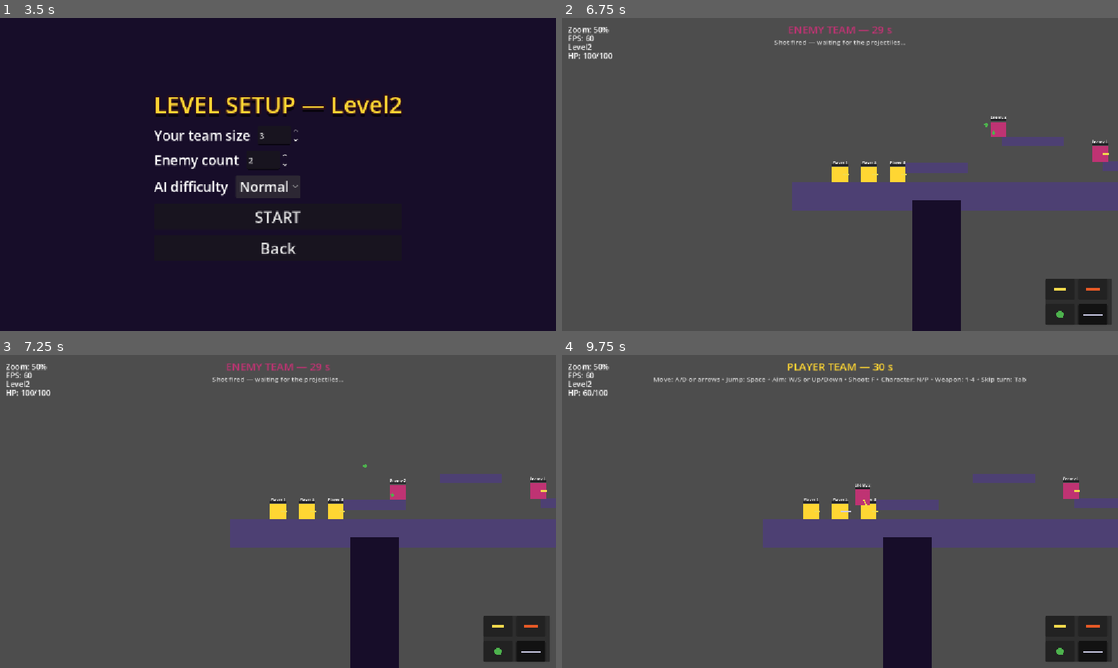
Above: before the commit, frames 1-4 (two rows, left to right).
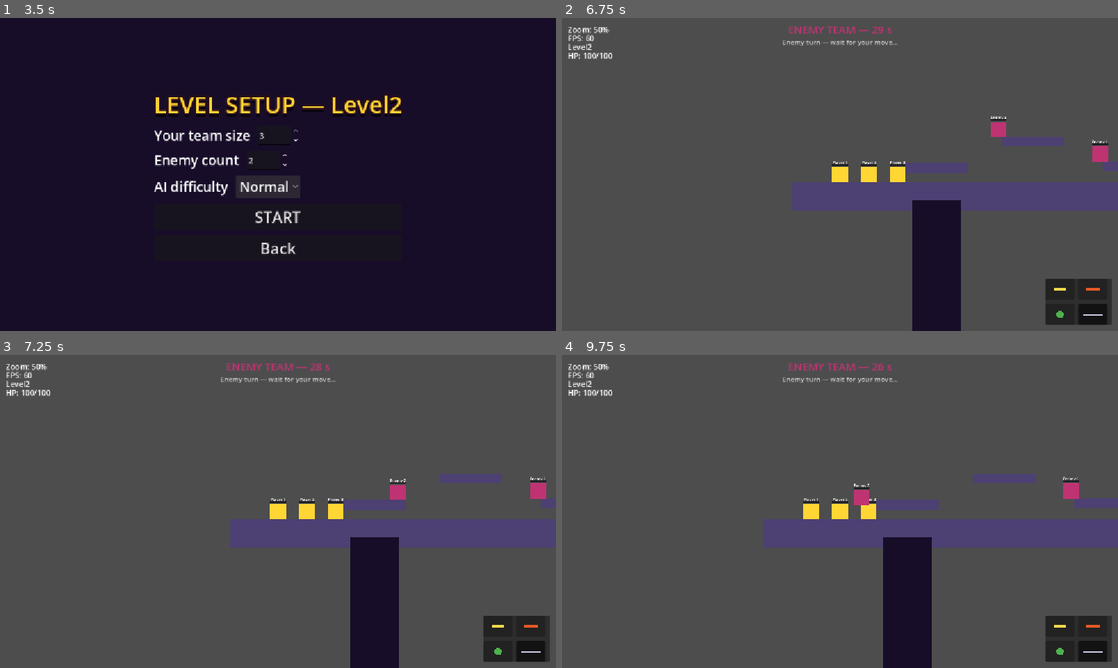
Above: after the commit, the same moments.

Repository: SDVGames-Studio/forms
Game: Godot game, scene res://Main.tscn
Two runs of this game, one before a commit and one after it. Both use one fixed random seed, a clock stepped at 60 frames per second and the inputs below.
Inputs (mouse positions are in pixels of both pictures, inside the frame that each line leads up to):
- Up to frame 1 (3.5 s): click "New game" at 0.5 s; click "Level 2" at 1.25 s; click "Normal" at 2 s; click "Normal" at 2.75 s
- Up to frame 2 (6.75 s): click "START" at 3.5 s; click (1062, 290) at 4.27 s; click (1090, 290) at 5.02 s; click (1062, 315) at 5.77 s; click (1090, 315) at 6.52 s
- Up to frame 3 (7.25 s): no input
- Up to frame 4 (9.75 s): tap Enter at 7.25 s; move the mouse to (962, 495) at 7.27 s; hold D (move_right) 7.28-8 s; tap F (shoot) at 7.35, 9.05 s; click (962, 495) at 7.42 s; tap Space (jump) at 7.52, 8.75 s; drag from (728, 527) to (812, 574) at 8.02 s; move the mouse to (895, 442) at 8.77 s; hold A (move_left) 8.78-9.5 s; hold N (switch_next) 8.78-9.5 s; drag from (812, 574) to (673, 464) at 9.52 s

Frame 1 is identical in both runs. In frame 2, 0.2% of the frame differs, in the area x 38-99%, y 7-51%; in frame 3, 0.3%; in frame 4, 1.0%, in the area x 3-94%, y 2-51%.
Error after the commit: Parse Error: Identifier "parent" not declared in the current scope. (res://Weapon.gd:221)

Commit message:
fix(weapons): one-weapon-per-turn is a per-character constraint (#143)
The weapon selection lock introduced for #131 was global: after any
character's first shot the whole inventory was frozen for the player.
The constraint is now tracked per character (WeaponInventory lock
dictionary keyed by character node): a member that already fired keeps
its weapon for the turn, while another controlled member can pick any
weapon freely. TurnController.unlock_all() re-enables selection for
everyone at the start of a fresh player turn.

Tests: tests/test_issue143.tscn (new) and updated
tests/test_issue131.tscn — both pass headless.

Diff:
--- a/TurnController.gd
+++ b/TurnController.gd
@@ -130,8 +130,9 @@
 	if _level == null or game_over or _switching or active_team == "":
 		return
 	_switching = true
-	# Issue #131: freeze weapon selection after the first shot.
-	WeaponInventory.locked = true
+	# Issue #131, reworked in #143: the weapon lock is per character and
+	# applied by Weapon._fire — notify_shot no longer locks the inventory
+	# globally.
 	_shot_serial += 1
 	_switch_wait = 0.0
 	_after_shot_left = AFTER_SHOT_DELAY
@@ -253,12 +254,11 @@
 	_switching = false
 	# Issue #104: a fresh turn always starts with switching unlocked.
 	_switch_locked = false
-	# Issue #131 rework: the lock must survive the enemy turn — only the
-	# start of a fresh PLAYER turn re-enables weapon selection. Unlocking
-	# on the enemy turn (the old behavior) let the weapon be changed right
-	# after the first shot, as soon as the handover finished.
+	# Issue #131 rework, per-character since #143: the lock must survive
+	# the enemy turn — only the start of a fresh PLAYER turn re-enables
+	# weapon selection (for every character).
 	if team == TEAM_PLAYER:
-		WeaponInventory.locked = false
+		WeaponInventory.unlock_all()
 	_turn_left = TURN_TIME
 	var group := "player_team" if team == TEAM_PLAYER else "enemy_team"
 	var members := _alive(group)
--- a/Weapon.gd
+++ b/Weapon.gd
@@ -211,15 +211,14 @@
 
 
 func _fire(power := 1.0) -> void:
-	# Issue #131: the FIRST shot of the turn locks weapon selection at once.
-	# Previously the lock was only applied on the turn handover (last shot),
-	# so with a quota left (e.g. the shotgun's 2 shots) the weapon could
-	# still be changed — and the new weapon carried its own fresh quota.
+	# Issue #131, reworked in #143: the FIRST shot of the turn locks the
+	# weapon selection — for THIS character only (the constraint is per
+	# character, not per player).
 	var shots_before := 0
 	for used in _shots_used:
 		shots_before += used
 	if shots_before == 0:
-		WeaponInventory.locked = true
+		WeaponInventory.lock_for(parent)
 	_cooldown_left = COOLDOWN
 	_shots_used[clampi(selected_weapon, 0, _shots_used.size() - 1)] += 1
 	# Issue #101: 3-second pause before the next shot of the same turn.
--- a/WeaponInventory.gd
+++ b/WeaponInventory.gd
@@ -18,9 +18,30 @@
 
 var selected_weapon := 0
 
-## Issue #131: true after the first shot of a turn — weapon selection is
-## frozen until the next turn begins (TurnController unlocks it).
-var locked := false
+## Issue #131 (reworked in #143): after the first shot of a turn the
+## weapon selection is frozen — but the one-weapon-per-turn constraint is
+## a CHARACTER's constraint, not the player's. The lock is tracked per
+## character node: a member that already fired keeps its weapon locked
+## until the next player turn, while another controlled member may pick
+## any weapon freely. TurnController unlocks everyone at the start of a
+## fresh player turn.
+var _locked_characters: Dictionary = {}
+
+
+## Issue #143: mark a character as locked to its weapon for the turn.
+func lock_for(character: Node) -> void:
+	if character != null:
+		_locked_characters[character] = true
+
+
+## Issue #143: true while this character's weapon choice is frozen.
+func is_locked_for(character: Node) -> bool:
+	return character != null and _locked_characters.has(character)
+
+
+## Issue #143: start of a fresh player turn — every character unlocked.
+func unlock_all() -> void:
+	_locked_characters.clear()
 
 var _slots: Array = []
 
@@ -158,8 +179,11 @@
 
 
 func set_selected(index: int) -> void:
-	# Issue #131: no weapon changes after the first shot of the turn.
-	if locked:
+	# Issue #131, reworked in #143: no weapon changes after the first shot
+	# of the turn — but only for the character that actually fired. The
+	# check uses the currently controlled member, so switching characters
+	# restores free selection for the member that has not fired yet.
+	if is_locked_for(TurnController.active_member):
 		_update_highlight()
 		return
 	selected_weapon = clampi(index, 0, WEAPONS.size() - 1)
--- a/tests/test_issue131.gd
+++ b/tests/test_issue131.gd
@@ -1,6 +1,7 @@
 extends Node
-## Regression check for issue #131: weapon selection is locked after the
-## first shot of a turn and unlocked again at the start of the next turn.
+## Regression check for issue #131 (reworked per-character in #143):
+## weapon selection is locked after the first shot of a turn and unlocked
+## again at the start of the next turn.
 ##
 ## Run headless: godot --headless res://tests/test_issue131.tscn
 ## Exit code 0 = pass.
@@ -10,8 +11,12 @@
 	var inv := WeaponInventory
 	var failures := 0
 
-	# Fresh state.
-	inv.locked = false
+	var character := Node2D.new()
+	add_child(character)
+	TurnController.active_member = character
+
+	# Fresh state: everyone unlocked, selection works.
+	inv.unlock_all()
 	inv.selected_weapon = 0
 
 	# Unlocked: selection works.
@@ -20,8 +25,8 @@
 		printerr("FAIL: selection change ignored while unlocked")
 		failures += 1
 
-	# After the first shot (TurnController.notify_shot locks the inventory).
-	inv.locked = true
+	# After the first shot (Weapon._fire locks THIS character).
+	inv.lock_for(character)
 	inv.set_selected(0)
 	if inv.selected_weapon != 2:
 		printerr("FAIL: selection changed while locked")
@@ -30,13 +35,14 @@
 		printerr("FAIL: highlight desynced after locked selection attempt")
 		failures += 1
 
-	# New turn: TurnController._begin_turn path unlocks via locked=false.
-	inv.locked = false
+	# New turn: TurnController._begin_turn path unlocks via unlock_all().
+	inv.unlock_all()
 	inv.set_selected(0)
 	if inv.selected_weapon != 0:
 		printerr("FAIL: selection still frozen after unlock")
 		failures += 1
 
+	TurnController.active_member = null
 	if failures == 0:
 		print("ISSUE131 TEST PASS")
 		get_tree().quit(0)
--- /dev/null
+++ b/tests/test_issue143.gd
@@ -0,0 +1,65 @@
+extends Node
+## Regression check for issue #143: the one-weapon-per-turn constraint is
+## a CHARACTER's constraint, not the player's. A member that already fired
+## keeps its weapon locked, but switching to another controlled member
+## restores free weapon selection for that member.
+##
+## Run headless: godot --headless res://tests/test_issue143.tscn
+## Exit code 0 = pass.
+
+func _ready() -> void:
+	await get_tree().process_frame
+	var inv := WeaponInventory
+	var failures := 0
+
+	var shooter := Node2D.new()
+	add_child(shooter)
+	var other := Node2D.new()
+	add_child(other)
+	TurnController.active_member = shooter
+
+	# Fresh turn: selection is free.
+	inv.unlock_all()
+	inv.selected_weapon = 0
+	inv.set_selected(1)
+	if inv.selected_weapon != 1:
+		printerr("FAIL: fresh turn selection ignored")
+		failures += 1
+
+	# The first character fires — its weapon becomes locked.
+	inv.lock_for(shooter)
+	inv.set_selected(2)
+	if inv.selected_weapon != 1:
+		printerr("FAIL: selection changed for a character that already fired")
+		failures += 1
+
+	# The player switches to another member that has NOT fired: free
+	# selection again (the core of issue #143).
+	TurnController.active_member = other
+	inv.set_selected(2)
+	if inv.selected_weapon != 2:
+		printerr("FAIL: a fresh character could not pick its own weapon")
+		failures += 1
+
+	# Back to the shooter: its weapon stays locked within the same turn.
+	TurnController.active_member = shooter
+	inv.set_selected(0)
+	if inv.selected_weapon != 2:
+		printerr("FAIL: fired character escaped its weapon lock")
+		failures += 1
+
+	# New player turn (TurnController._begin_turn path): everyone unlocked.
+	TurnController.active_member = shooter
+	inv.unlock_all()
+	inv.set_selected(3)
+	if inv.selected_weapon != 3:
+		printerr("FAIL: unlock_all did not restore free selection")
+		failures += 1
+
+	TurnController.active_member = null
+	if failures == 0:
+		print("ISSUE143 TEST PASS")
+		get_tree().quit(0)
+	else:
+		printerr("ISSUE143 TEST FAIL: %d failure(s)" % failures)
+		get_tree().quit(1)
--- /dev/null
+++ b/tests/test_issue143.tscn
@@ -0,0 +1,6 @@
+[gd_scene load_steps=2 format=3]
+
+[ext_resource type="Script" path="res://tests/test_issue143.gd" id="1_i143"]
+
+[node name="Issue143Test" type="Node"]
+script = ExtResource("1_i143")
